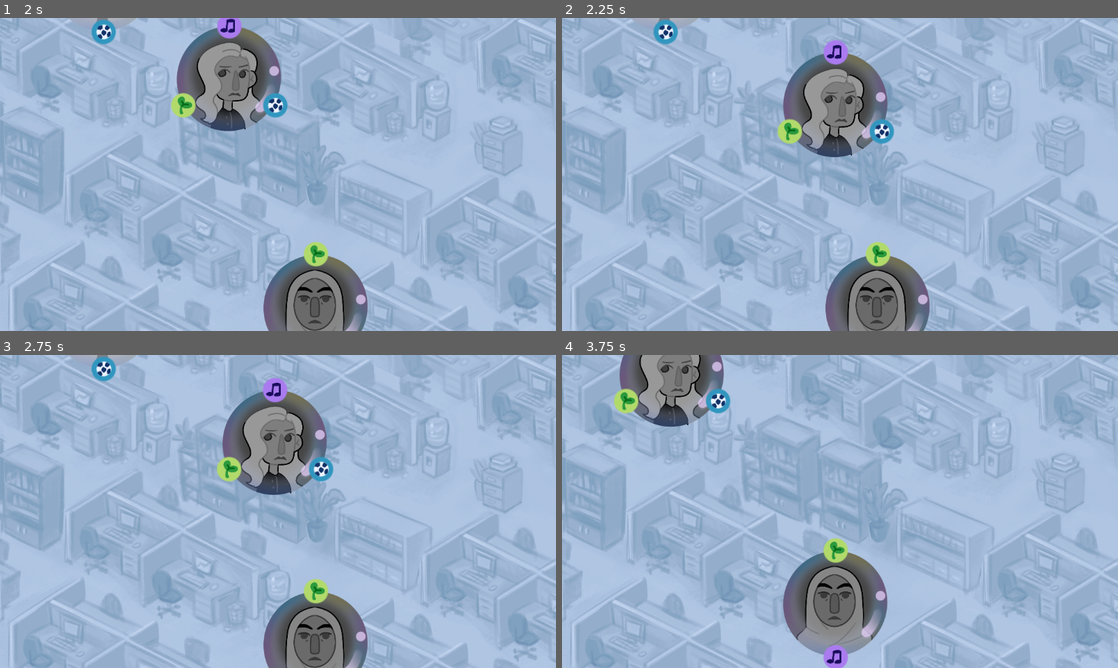
Above: before the commit, frames 1-4 (two rows, left to right).
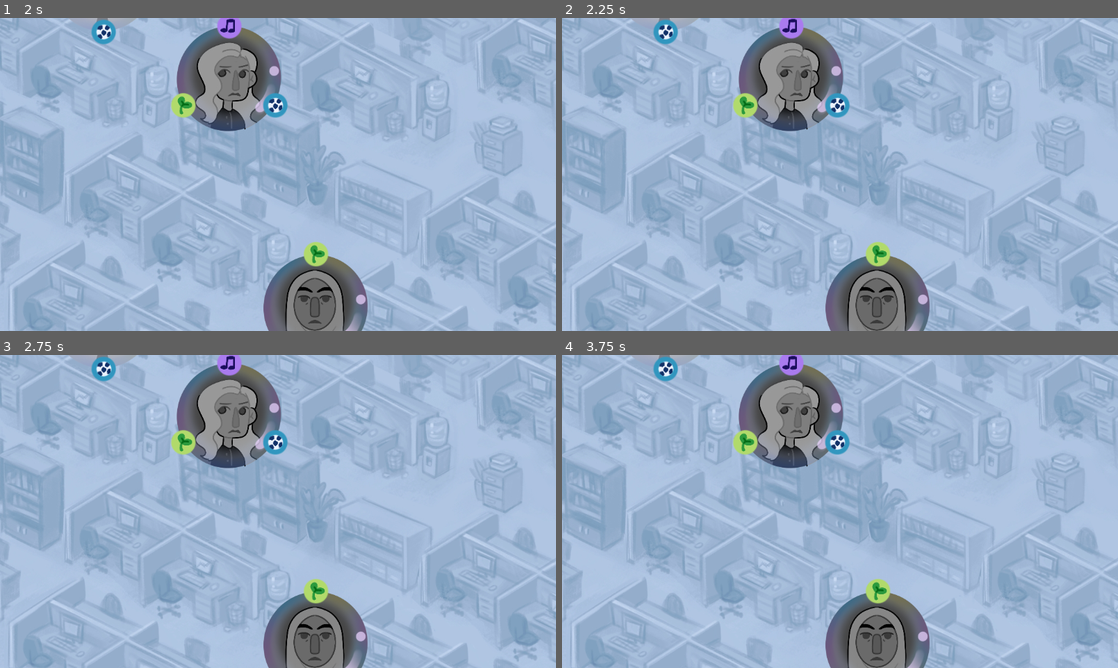
Above: after the commit, the same moments.

Repository: Andru7428/Teambuilding
Game: Godot game, scene res://main.tscn
Two runs of this game, one before a commit and one after it. Both use one fixed random seed, a clock stepped at 60 frames per second and the inputs below.
Inputs (mouse positions are in pixels of both pictures, inside the frame that each line leads up to):
- Up to frame 1 (2 s): tap Enter at 0.5 s; drag from (517, 305) to (211, 64) at 0.52 s; drag from (227, 24) to (278, 105) at 1.27 s
- Up to frame 2 (2.25 s): tap Space at 2 s; press the mouse at (840, 105) at 2.03 s
- Up to frame 3 (2.75 s): no input
- Up to frame 4 (3.75 s): release the mouse at (840, 442) at 2.75 s; tap Enter at 2.75 s; drag from (789, 467) to (667, 367) at 2.77 s; drag from (878, 642) to (628, 401) at 3.52 s

Frame 1 is identical in both runs. In frame 2, 8.3% of the frame differs, in the area x 30-60%, y 0-45%; in frame 3, 8.4%; in frame 4, 16%, in the area x 9-67%, y 0-100%.

Commit message:
Движение и соединение узлов

Diff:
--- a/custom_resources/bubble_data.gd
+++ b/custom_resources/bubble_data.gd
@@ -3,3 +3,4 @@
 
 @export var art: Texture
 @export var interests: Array[InterestData]
+@export var main := false
--- a/main.gd
+++ b/main.gd
@@ -1,31 +1,87 @@
 extends Node
 
 @export var bubble_scene: PackedScene
+@export var connection_line_scene: PackedScene
 @export var bubbles: Array[BubbleData]
 
+enum States {BASE, CONNECTING, DRAGGING}
+
+var current_state := States.BASE
+var current_connection_line: ConnectionLine
+var targeted_interest: Interest
+var targeted_bubble: Bubble
+var dragged_bubble: Bubble
 
 func _ready() -> void:
 	for bubble_data in bubbles:
-		create_bubble(bubble_data)
+		var new_bubble = create_bubble(bubble_data)
+		new_bubble.bubble_mouse_entered.connect(_on_bubble_mouse_entered)
+		new_bubble.bubble_mouse_exited.connect(_on_bubble_mouse_exited)
 
 
 # Called every frame. 'delta' is the elapsed time since the previous frame.
-func _process(delta: float) -> void:
+func _process(_delta: float) -> void:
 	pass
 
 
-func create_bubble(bubble_data: BubbleData):
+func _input(event: InputEvent) -> void:
+	if event.is_action_pressed("left_mouse"):
+		if current_state == States.BASE:
+			if targeted_interest != null:
+				current_connection_line = connection_line_scene.instantiate() as ConnectionLine
+				add_child(current_connection_line)
+				current_connection_line.starting_interest = targeted_interest
+				current_state = States.CONNECTING
+
+			elif targeted_bubble != null:
+				targeted_bubble.dragging = true
+				dragged_bubble = targeted_bubble
+				current_state = States.DRAGGING
+
+
+	if event.is_action_released("left_mouse"):
+		if current_state == States.CONNECTING:
+			if targeted_interest == null:
+				current_connection_line.queue_free()
+			else:
+				current_connection_line.ending_interest = targeted_interest
+			current_state = States.BASE
+
+		if current_state == States.DRAGGING:
+			dragged_bubble.dragging = false
+			dragged_bubble.linear_velocity = Vector2.ZERO
+			current_state = States.BASE
+
+
+func create_bubble(bubble_data: BubbleData) -> Bubble:
 	var new_bubble := bubble_scene.instantiate() as Bubble
+	add_child(new_bubble)
 	new_bubble.bubble_data = bubble_data
-	add_child(new_bubble)
+
+	for interest in new_bubble.interests:
+		interest.mouse_entered.connect(_on_interest_mouse_entered)
+		interest.mouse_exited.connect(_on_interest_mouse_exited)
 
 	var screenSize = get_viewport().get_visible_rect().size
 	var rng = RandomNumberGenerator.new()
 	var rndX = rng.randi_range(0, screenSize.x)
 	var rndY = rng.randi_range(0, screenSize.y)
-
 	new_bubble.position = Vector2(rndX, rndY)
 
+	return new_bubble
 
-func _on_connection_started():
-	pass
+
+func _on_interest_mouse_entered(interest: Interest) -> void:
+	targeted_interest = interest
+
+
+func _on_interest_mouse_exited(_interest: Interest) -> void:
+	targeted_interest = null
+
+
+func _on_bubble_mouse_entered(bubble: Bubble) -> void:
+	targeted_bubble = bubble
+
+
+func _on_bubble_mouse_exited(_bubble: Bubble) -> void:
+	targeted_bubble = null
--- a/main.tscn
+++ b/main.tscn
@@ -1,16 +1,18 @@
-[gd_scene load_steps=8 format=3 uid="uid://5ymmdk2abe1y"]
+[gd_scene load_steps=9 format=3 uid="uid://5ymmdk2abe1y"]
 
 [ext_resource type="Script" path="res://main.gd" id="1_7v5kq"]
 [ext_resource type="Texture2D" uid="uid://5aoyy8kdndxp" path="res://assets/background/фон.jpg" id="1_40xyu"]
 [ext_resource type="PackedScene" uid="uid://bhs4f64u7oqsv" path="res://scenes/bubble/bubble.tscn" id="1_shwtf"]
 [ext_resource type="Resource" uid="uid://cmoe4ygeyi4x0" path="res://bubbles/bubble_1.tres" id="2_sw4j1"]
 [ext_resource type="Resource" uid="uid://b0a71m858jxvk" path="res://bubbles/bubble_2.tres" id="3_dpnqa"]
+[ext_resource type="PackedScene" uid="uid://dggbo8v7of0vs" path="res://scenes/connection_line/connection_line.tscn" id="3_jey7f"]
 [ext_resource type="Script" path="res://custom_resources/bubble_data.gd" id="3_ux80d"]
 [ext_resource type="Resource" uid="uid://xfbsxkoly6pi" path="res://bubbles/bubble_3.tres" id="4_m1i5k"]
 
 [node name="Main" type="Node"]
 script = ExtResource("1_7v5kq")
 bubble_scene = ExtResource("1_shwtf")
+connection_line_scene = ExtResource("3_jey7f")
 bubbles = Array[ExtResource("3_ux80d")]([ExtResource("2_sw4j1"), ExtResource("3_dpnqa"), ExtResource("4_m1i5k")])
 
 [node name="Фон" type="Sprite2D" parent="."]
--- a/scenes/bubble/bubble.gd
+++ b/scenes/bubble/bubble.gd
@@ -2,6 +2,10 @@
 extends RigidBody2D
 
 const RADIUS := 110
+
+signal bubble_mouse_entered(bubble: Bubble)
+signal bubble_mouse_exited(bubble: Bubble)
+
 
 @export var bubble_data: BubbleData : set = _set_node_data
 @export var circle: Sprite2D
@@ -11,6 +15,7 @@
 var interests: Array[Interest]
 var dragging = false
 
+
 func _physics_process(delta: float) -> void:
 	if dragging:
 		linear_damp = 0
@@ -19,7 +24,8 @@
 	else:
 		linear_damp = 10
 
-func _set_node_data(values: BubbleData):
+
+func _set_node_data(values: BubbleData) -> void:
 	bubble_data = values
 	if not is_node_ready():
 		await ready
@@ -35,10 +41,9 @@
 		interests.append(new_interest)
 
 
-func _on_area_2d_input_event(_viewport: Node, event: InputEvent, _shape_idx: int) -> void:
-	if event.is_action_pressed("left_mouse"):
-		dragging = true
+func _on_area_2d_mouse_entered() -> void:
+	bubble_mouse_entered.emit(self)
 
-	elif event.is_action_released("left_mouse") and dragging:
-		dragging = false
-		linear_velocity = Vector2.ZERO
+
+func _on_area_2d_mouse_exited() -> void:
+	bubble_mouse_exited.emit(self)
--- a/scenes/bubble/bubble.tscn
+++ b/scenes/bubble/bubble.tscn
@@ -33,4 +33,7 @@
 [node name="CollisionShape2D" type="CollisionShape2D" parent="Area2D"]
 shape = SubResource("CircleShape2D_1654c")
 
-[connection signal="input_event" from="Area2D" to="." method="_on_area_2d_input_event"]
+[connection signal="mouse_entered" from="." to="." method="_on_mouse_entered"]
+[connection signal="mouse_exited" from="." to="." method="_on_mouse_exited"]
+[connection signal="mouse_entered" from="Area2D" to="." method="_on_area_2d_mouse_entered"]
+[connection signal="mouse_exited" from="Area2D" to="." method="_on_area_2d_mouse_exited"]
--- /dev/null
+++ b/scenes/connection_line/connection_line.gd
@@ -0,0 +1,65 @@
+class_name ConnectionLine
+extends Line2D
+
+# TODO: Make line clickable
+
+const ARC_POINTS := 16
+
+var starting_interest: Interest : set = _set_starting_interest
+var ending_interest: Interest : set = _set_ending_interest
+var target: Vector2
+
+func _process(_delta: float) -> void:
+	if starting_interest != null:
+		self.points = _get_points()
+
+
+func _get_points() -> Array:
+	var new_points = []
+	var start = starting_interest.global_position
+
+	if ending_interest == null:
+		target = get_local_mouse_position()
+	else:
+		target = ending_interest.global_position
+
+
+	var distance = target - start
+
+	for i in range(ARC_POINTS):
+		var t = (1.0 / ARC_POINTS) * i
+		var x = start.x + (distance.x / ARC_POINTS) * i
+		var y = start.y + ease_out(t) * distance.y
+		new_points.append(Vector2(x, y))
+	new_points.append(target)
+	return new_points
+
+
+func ease_out(number: float) -> float:
+	return 1.0 - pow(1.0 - number, 4.0)
+
+
+func _set_starting_interest(value: Interest) -> void:
+	starting_interest = value
+	default_color = _get_avg_color(value)
+
+
+func _set_ending_interest(value: Interest) -> void:
+	ending_interest = value
+	if starting_interest == ending_interest:
+		queue_free()
+		print("1")
+
+
+func _get_avg_color(interest: Interest) -> Color:
+	var color := Color(0, 0, 0)
+	var texture_size := interest.art.texture.get_size()
+	var image := interest.art.texture.get_image()
+
+	for y in range(0, texture_size.y):
+		for x in range(0, texture_size.x):
+			var pixel := image.get_pixel(x, y)
+			color += Color(pixel.r, pixel.g, pixel.b)
+
+	color /= texture_size.x * texture_size.y
+	return color
--- /dev/null
+++ b/scenes/connection_line/connection_line.tscn
@@ -0,0 +1,7 @@
+[gd_scene load_steps=2 format=3 uid="uid://dggbo8v7of0vs"]
+
+[ext_resource type="Script" path="res://scenes/connection_line/connection_line.gd" id="1_oyron"]
+
+[node name="Line" type="Line2D"]
+z_index = -1
+script = ExtResource("1_oyron")
--- a/scenes/interest/interest.gd
+++ b/scenes/interest/interest.gd
@@ -1,46 +1,30 @@
 class_name Interest
 extends Node2D
 
-signal connection_started(inerest: Interest)
+#signal connection(inerest: Interest)
+signal mouse_entered(interest: Interest)
+signal mouse_exited(interest: Interest)
 
-const ARC_POINTS := 16
-
-@export var circle: Sprite2D
 @export var art: Sprite2D
-@export var line_scene: PackedScene
-
-var connecting: bool = false
 
 var interest_data: InterestData : set = _set_interest_data
 
 
-func _set_interest_data(values: InterestData):
+func _set_interest_data(values: InterestData) -> void:
 	interest_data = values
 	if not is_node_ready():
 		await ready
 	art.texture = interest_data.art
 
 
-func _on_area_2d_input_event(_viewport: Node, event: InputEvent, _shape_idx: int) -> void:
-	if event.is_action_pressed("left_mouse"):
-		pass
+#func _on_area_2d_input_event(_viewport: Node, event: InputEvent, _shape_idx: int) -> void:
+#	if event.is_action_pressed("left_mouse") or event.is_action_released("left_mouse"):
+#		connection.emit(self)
 
 
-func _get_points() -> Array:
-	var points = []
-	var start = self.position
-	start.y += circle.texture.get_height() / 2
-	var target = get_local_mouse_position()
-	var distance = target - start
-
-	for i in range(ARC_POINTS):
-		var t = (1.0 / ARC_POINTS) * i
-		var x = start.x + (distance.x / ARC_POINTS) * i
-		var y = start.y + ease_out_cubic(t) * distance.y
-		points.append(Vector2(x, y))
-	points.append(target)
-	return points
+func _on_area_2d_mouse_entered() -> void:
+	mouse_entered.emit(self)
 
 
-func ease_out_cubic(number: float) -> float:
-	return 1.0 - pow(1.0 - number, 4.0)
+func _on_area_2d_mouse_exited() -> void:
+	mouse_exited.emit(self)
--- a/scenes/interest/interest.tscn
+++ b/scenes/interest/interest.tscn
@@ -1,18 +1,15 @@
-[gd_scene load_steps=5 format=3 uid="uid://boambdev0eyrd"]
+[gd_scene load_steps=4 format=3 uid="uid://boambdev0eyrd"]
 
 [ext_resource type="Script" path="res://scenes/interest/interest.gd" id="1_leb37"]
 [ext_resource type="Texture2D" uid="uid://dtcbxholtlm7o" path="res://assets/interests/h_blue.png" id="3_jgqyj"]
-[ext_resource type="PackedScene" uid="uid://dggbo8v7of0vs" path="res://scenes/line/line.tscn" id="3_m0uav"]
 
 [sub_resource type="CircleShape2D" id="CircleShape2D_k3hf6"]
 radius = 8.0
 
-[node name="Interest" type="Node2D" node_paths=PackedStringArray("circle", "art")]
+[node name="Interest" type="Node2D" node_paths=PackedStringArray("art")]
 scale = Vector2(3, 3)
 script = ExtResource("1_leb37")
-circle = NodePath("")
 art = NodePath("Art")
-line_scene = ExtResource("3_m0uav")
 
 [node name="Art" type="Sprite2D" parent="."]
 scale = Vector2(0.421875, 0.421875)
@@ -23,4 +20,5 @@
 [node name="CollisionShape2D" type="CollisionShape2D" parent="Area2D"]
 shape = SubResource("CircleShape2D_k3hf6")
 
-[connection signal="input_event" from="Area2D" to="." method="_on_area_2d_input_event"]
+[connection signal="mouse_entered" from="Area2D" to="." method="_on_area_2d_mouse_entered"]
+[connection signal="mouse_exited" from="Area2D" to="." method="_on_area_2d_mouse_exited"]
--- a/scenes/line/line.gd
+++ /dev/null
@@ -1,40 +0,0 @@
-class_name Line
-extends Line2D
-
-# TODO: Make line clickable
-
-const ARC_POINTS := 16
-
-var target_1: Interest
-var target_2: Interest
-var target: Vector2
-
-func _process(delta: float) -> void:
-	if target_1 != null:
-		self.points = _get_points()
-
-
-func _get_points() -> Array:
-	var points = []
-	var start = target_1.position
-
-	#start.y += target_1.circle.texture.get_height() / 2
-	if target_2 == null:
-		target = get_local_mouse_position()
-	else:
-		target = target_2.global_position - target_1.position
-		target.y += target_2.circle.texture.get_height() / 2
-
-
-	var distance = target - start
-
-	for i in range(ARC_POINTS):
-		var t = (1.0 / ARC_POINTS) * i
-		var x = start.x + (distance.x / ARC_POINTS) * i
-		var y = start.y + ease_out(t) * distance.y
-		points.append(Vector2(x, y))
-	points.append(target)
-	return points
-
-func ease_out(number: float) -> float:
-	return 1.0 - pow(1.0 - number, 4.0)
--- a/scenes/line/line.tscn
+++ /dev/null
@@ -1,7 +0,0 @@
-[gd_scene load_steps=2 format=3 uid="uid://dggbo8v7of0vs"]
-
-[ext_resource type="Script" path="res://scenes/line/line.gd" id="1_onok3"]
-
-[node name="Line" type="Line2D"]
-z_index = -1
-script = ExtResource("1_onok3")
